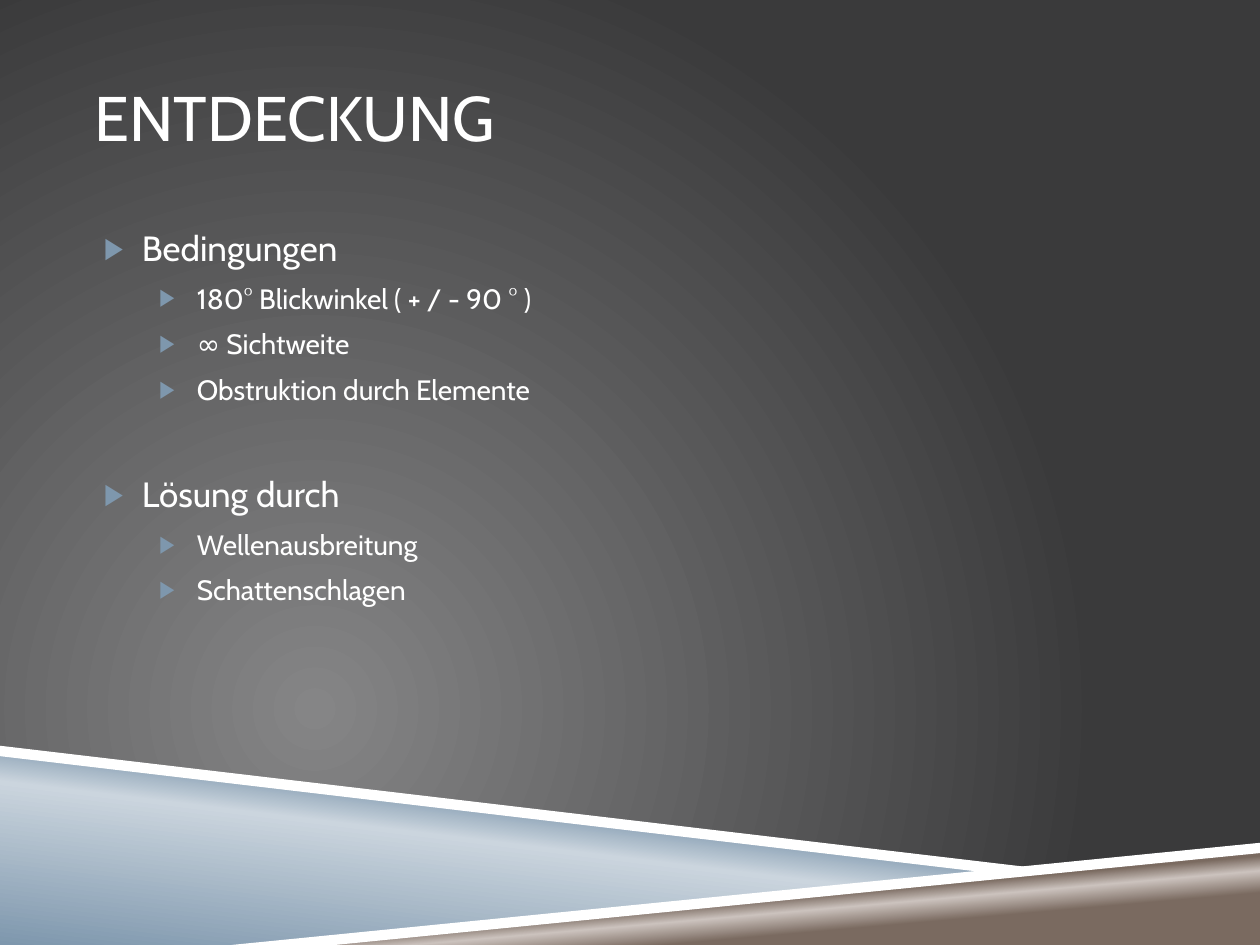
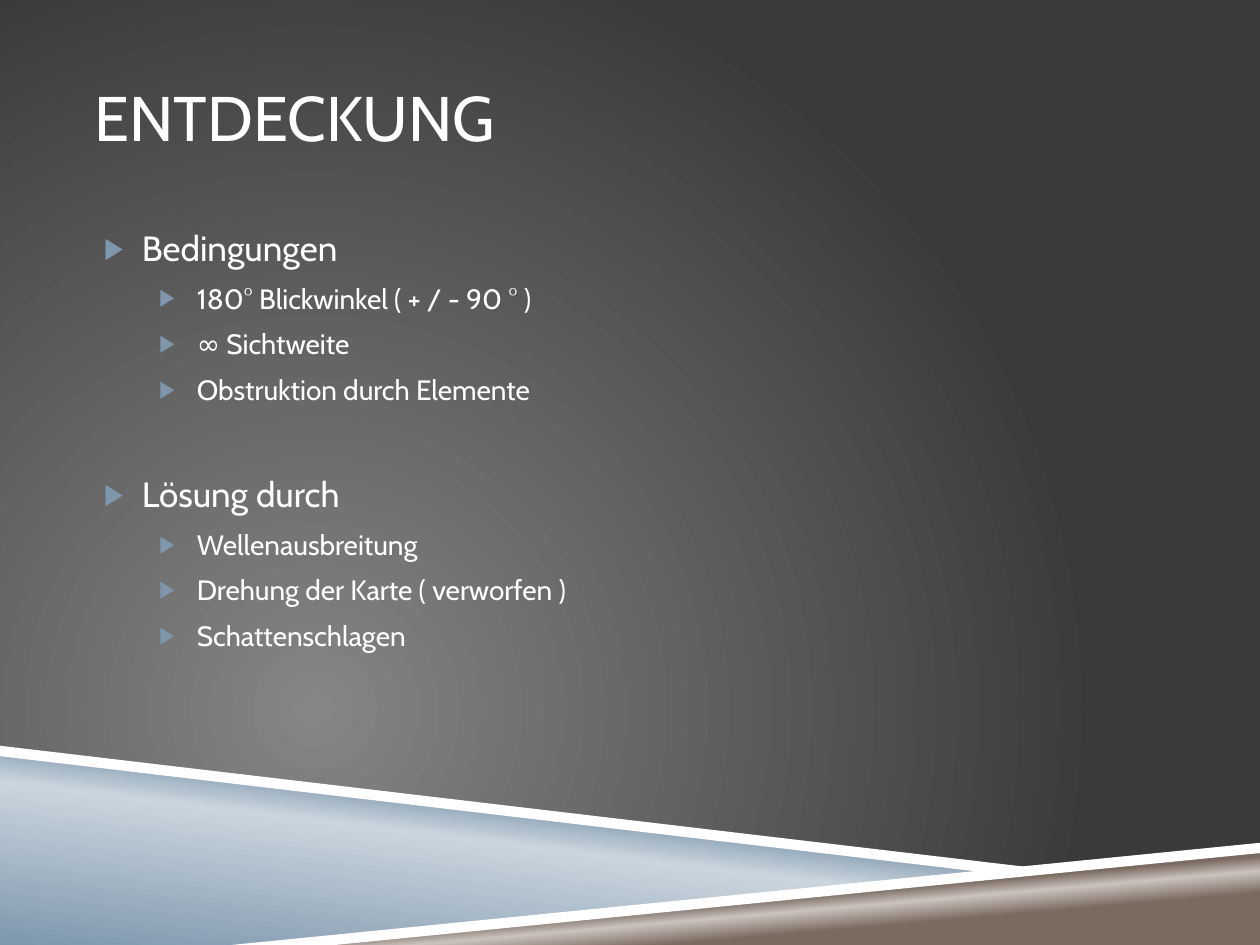
Before and after one commit to villj2/ch.bfh.bti7301.searchrobot, a slide deck: slide 11 of doc/Searchrobot.pptx. Drawn at 1260x945 pixels with LibreOffice and Linux fonts; fonts in the diff are those of the drawing; background and template pictures are left out. Boxes give left, top, right and bottom in pixels: in the first picture for what was removed or moved away, otherwise in the second. Text is boxed around its words. In the diff, an @@ line names an element or a change of style, - is before the commit and + after.

```diff
--- a/doc/Searchrobot.pptx
+++ b/doc/Searchrobot.pptx
@@ text at (x1=197, y1=579, x2=552, y2=607): paragraph added @@
+  ▶ Drehung der Karte ( verworfen )
```
Also in this commit, not shown: 4 other slides changed, 2 slides added.
